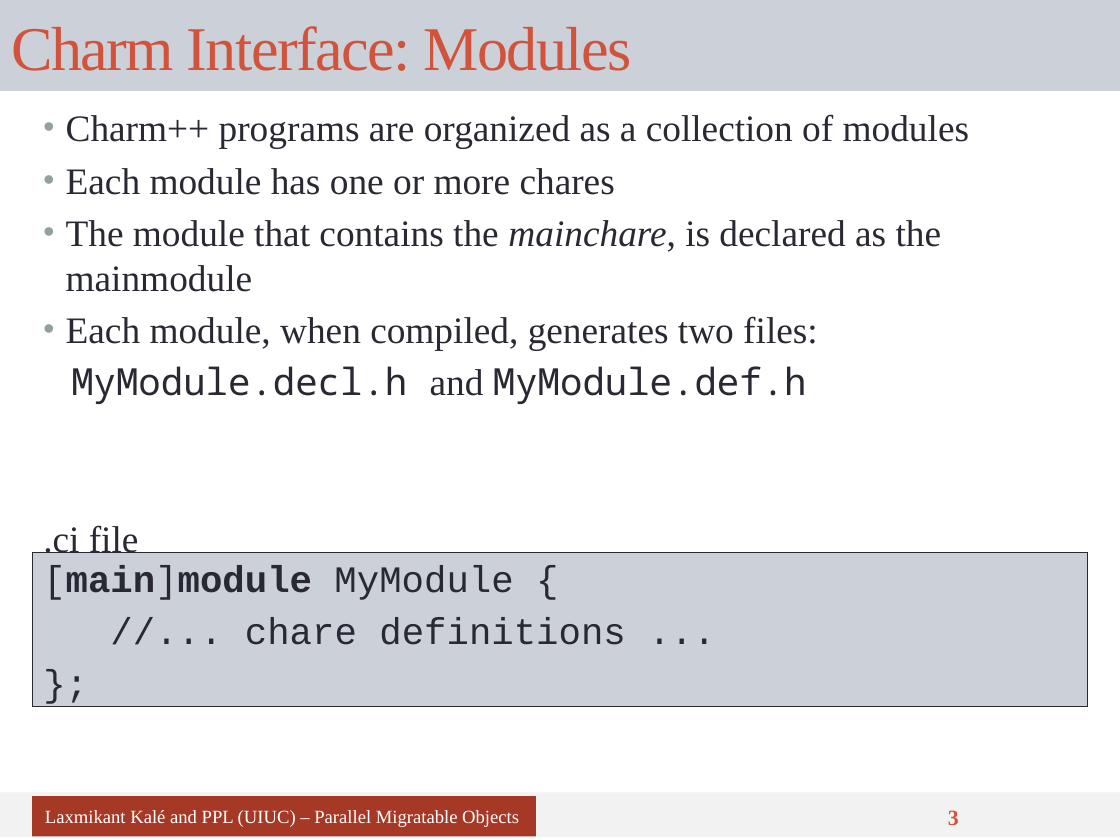
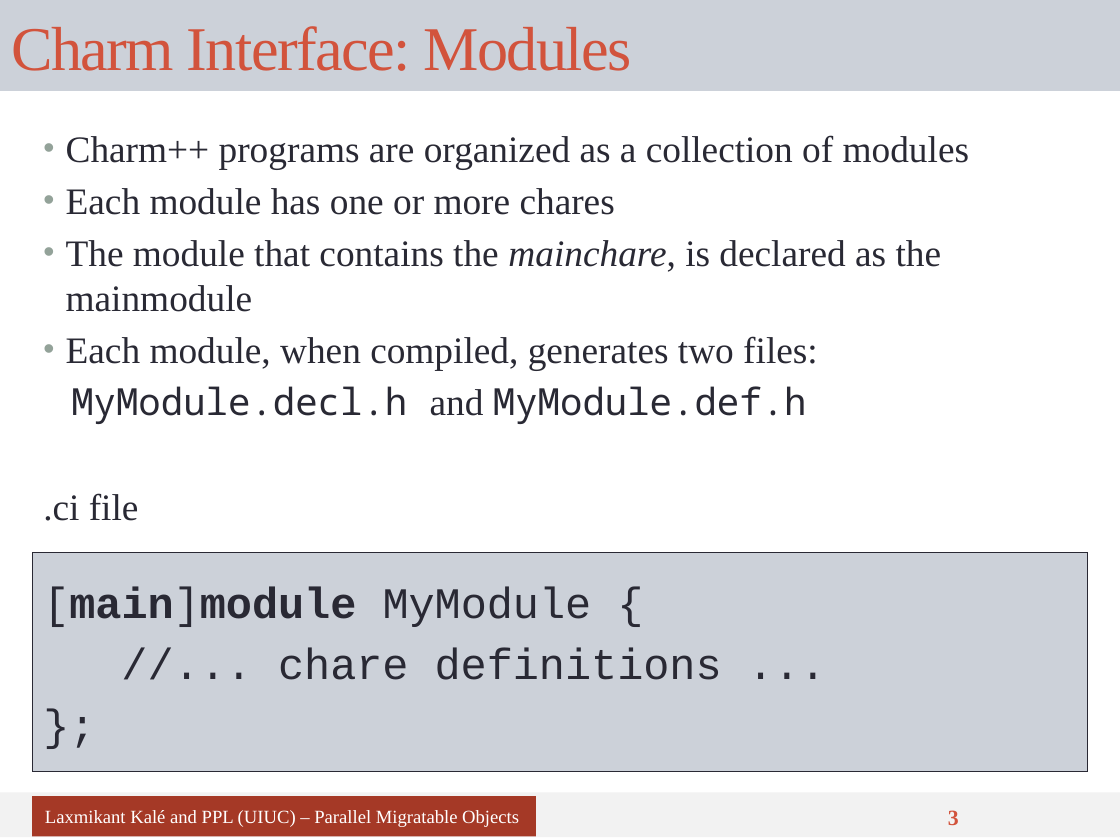
Before and after one commit to UIUC-PPL/charm_tutorial, a slide deck: slide 3 of tutorial-04-charm_basics.pptx. Drawn at 1120x840 pixels with LibreOffice and Linux fonts; fonts in the diff are those of the drawing. Boxes give left, top, right and bottom in pixels: in the first picture for what was removed or moved away, otherwise in the second. Text is boxed around its words. In the diff, an @@ line names an element or a change of style, - is before the commit and + after.

```diff
--- a/tutorial-04-charm_basics.pptx
+++ b/tutorial-04-charm_basics.pptx
@@ text "Charm++ programs are organized as ..." rewrapped from [43,114,969,559] to [43,135,969,521] @@
@@ text "[main]module MyModule {": place and size @@
-text "[main]module MyModule {" at [32,553,1088,707]
+text "[main]module MyModule {" at [32,553,1088,772]
@@ text "[main]module MyModule {" at [32,553,1088,772]: size 24 to 28 pt @@
```
Also in this commit, not shown: 14 other slides changed.
